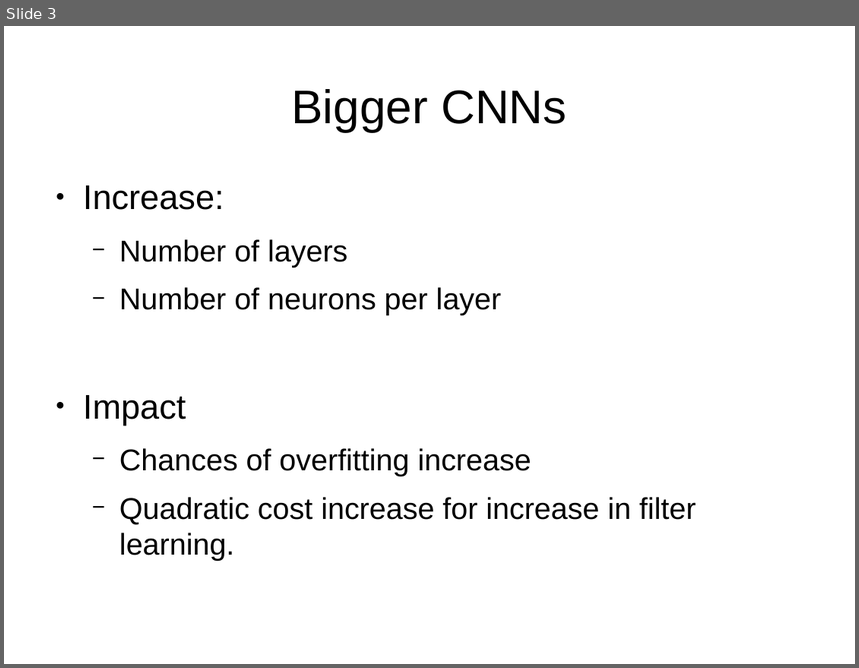
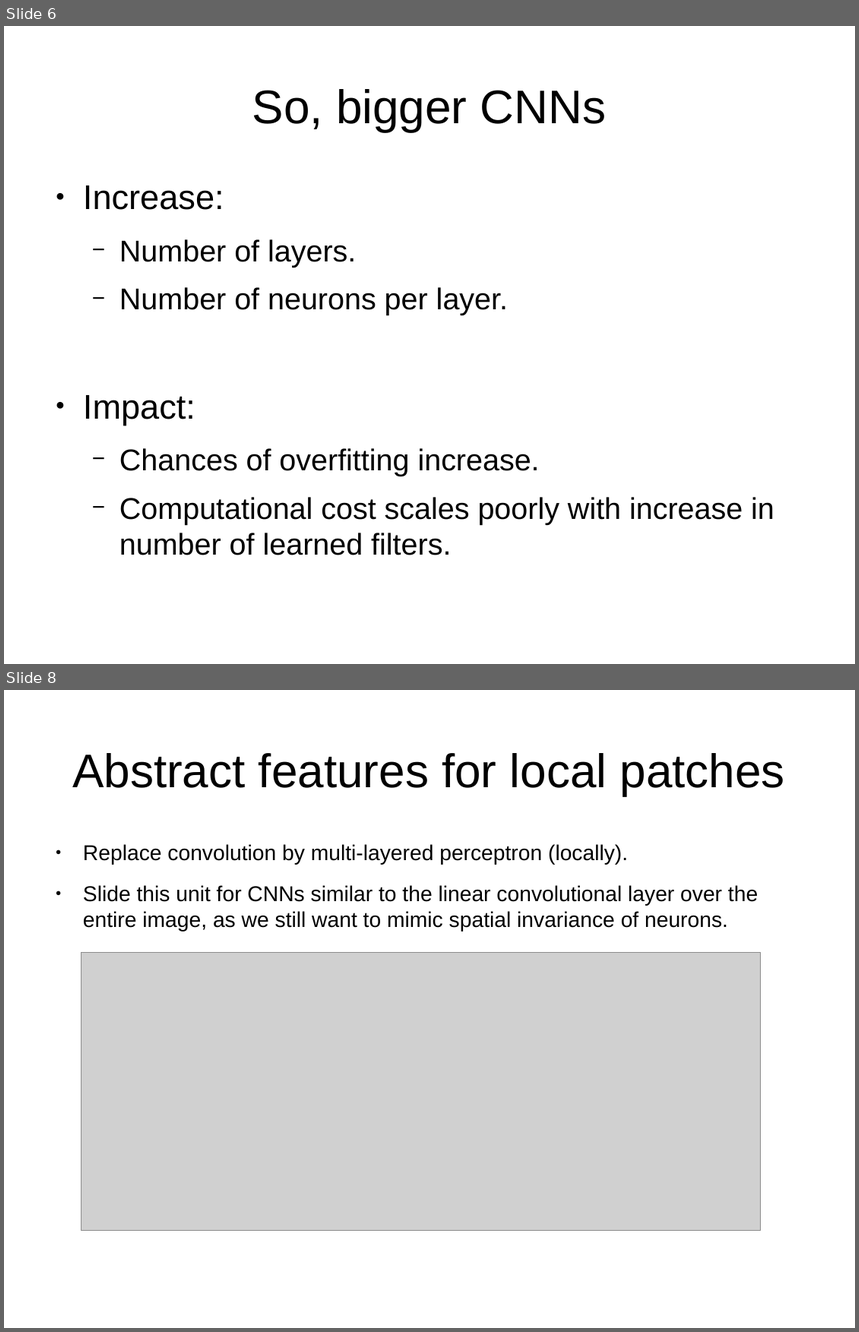
Before and after one commit to indivisibleatom/lectureNotes, a slide deck: sources/Szegedy_Going_Deeper.odp. Shown one above the other, each under a label of ours: slide 3 before the commit, slides 6 and 8 after it; the slides between them are not shown. The pictures are 859x668 and 859x1332 pixels, drawn with LibreOffice and Linux fonts; fonts in the diff are those of the drawing; grey boxes stand for pictures. Boxes give left, top, right and bottom in pixels: in the first picture for what was removed or moved away, otherwise in the second. Text is boxed around its words. In the diff, an @@ line names an element or a change of style, - is before the commit and + after.

```diff
--- a/sources/Szegedy_Going_Deeper.odp
+++ b/sources/Szegedy_Going_Deeper.odp
@@ slide 8 added at <box>4,690,855,1328</box>, background #FFFFFF @@
@@ title added at <box>72,753,785,796</box>, 44 pt, text #000000 @@
+Abstract features for local patches
@@ text added at <box>83,844,758,932</box>, 20 pt, text #000000 @@
+● Replace convolution by multi-layered perceptron (locally).
+● Slide this unit for CNNs similar to the linear convolutional layer over the entire image, as we still want to mimic spatial invariance of neurons.
@@ picture added at <box>82,953,761,1230</box> @@
@@ what was slide 3 is now slide 6 @@
@@ slide 6 changed as well @@
@@ title at <box>253,89,606,132</box>: text changed @@
-Bigger CNNs
+So, bigger CNNs
@@ text at <box>83,240,775,556</box>: text changed @@
-  − Number of layers
-  − Number of neurons per layer
-● Impact
-  − Chances of overfitting increase
-  − Quadratic cost increase for increase in filter learning.
+  − Number of layers.
+  − Number of neurons per layer.
+● Impact:
+  − Chances of overfitting increase.
+  − Computational cost scales poorly with increase in number of learned filters.
```
Also in this commit, not shown: 1 other slide changed, 14 other slides added, 3 slides removed.
